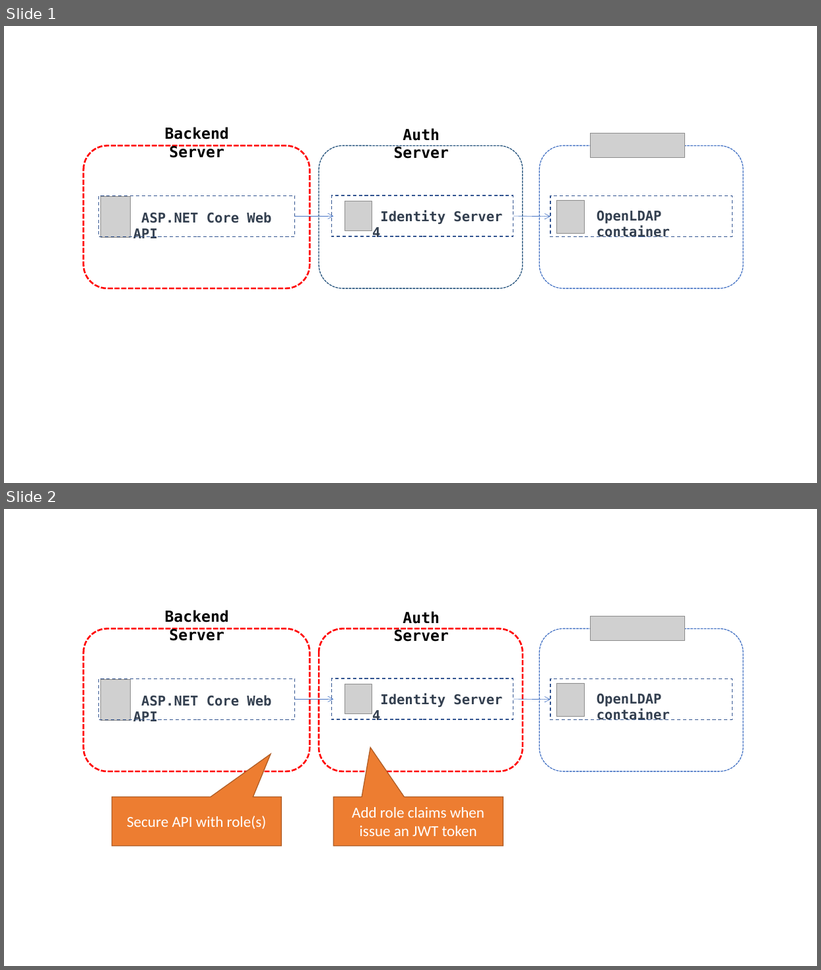
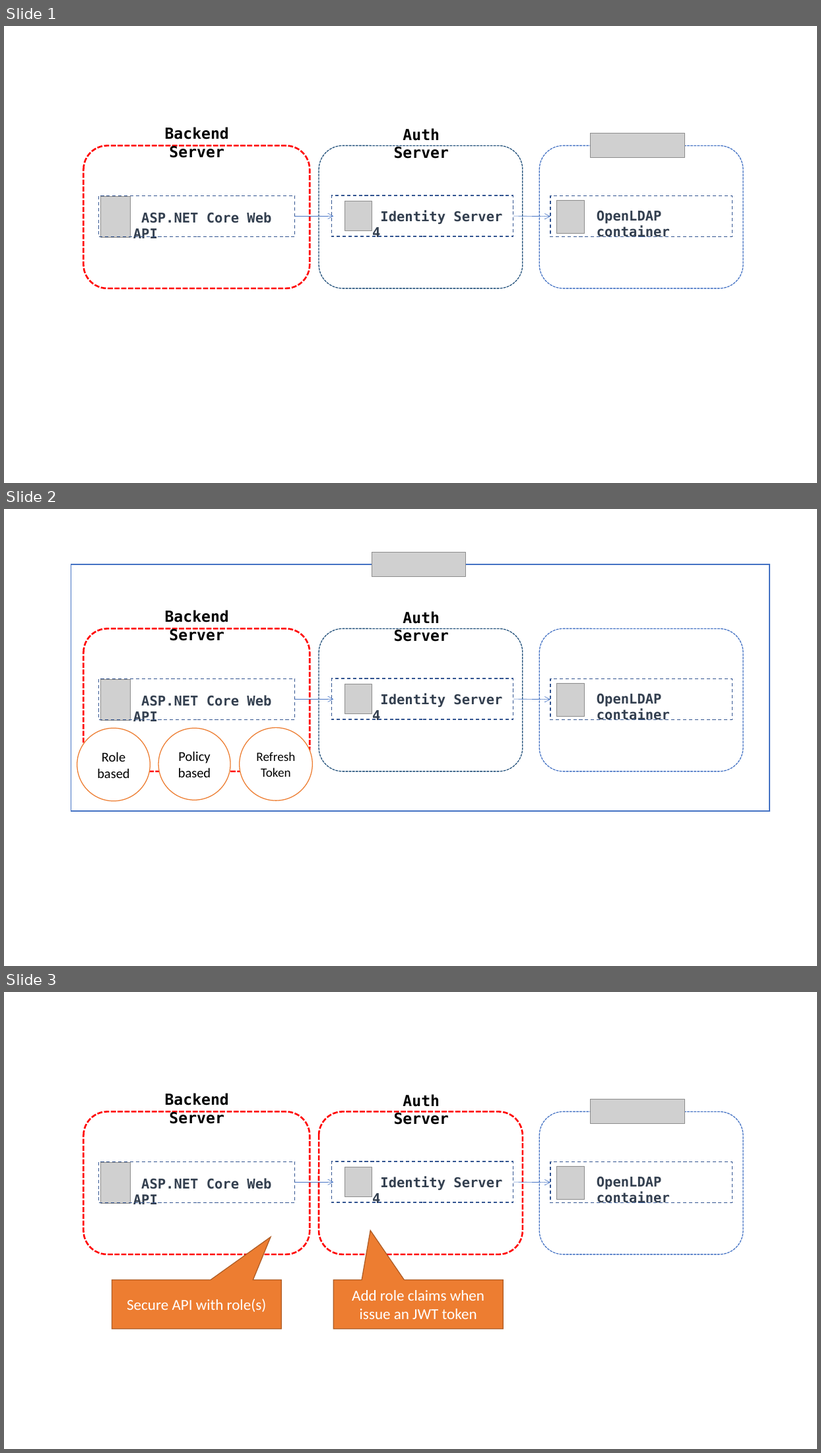
Before and after one commit to KarateJB/AspNetCore.IdentityServer4.Sample, a slide deck: doc/Architecture.pptx. Shown one above the other, each under a label of ours: slides 1 and 2 before the commit, slides 1, 2 and 3 after it. The pictures are 821x970 and 821x1453 pixels, drawn with LibreOffice and Linux fonts; fonts in the diff are those of the drawing; grey boxes stand for pictures. Boxes give left, top, right and bottom in pixels: in the first picture for what was removed or moved away, otherwise in the second. Text is boxed around its words. In the diff, an @@ line names an element or a change of style, - is before the commit and + after.

```diff
--- a/doc/Architecture.pptx
+++ b/doc/Architecture.pptx
@@ slide 2 added at [4,509,817,966], background #FFFFFF @@
@@ rectangle added at [71,564,770,811], fill #FFFFFF, outline #4472C4 1 pt @@
@@ picture added at [372,553,466,577] @@
@@ text added at [165,610,229,641], 18 pt, text #000000, bold @@
+Backend Server
@@ text added at [394,611,449,642], 18 pt, text #000000, bold @@
+Auth Server
@@ rounded rectangle added at [83,628,310,771], fill #FFFFFF, outline #FF0000 2 pt dashed @@
@@ rounded rectangle added at [319,628,523,771], fill #FFFFFF, outline #1F4E79 1 pt dashed @@
@@ rounded rectangle added at [539,628,743,771], fill #FFFFFF, outline #4472C4 1 pt dashed @@
@@ rectangle added at [98,679,295,720], outline #325491 1 pt dashed @@
@@ picture added at [101,680,130,721] @@
@@ rectangle added at [331,679,514,720], outline #325491 1 pt dashed @@
@@ picture added at [345,684,372,714] @@
@@ rectangle added at [550,679,733,720], outline #325491 1 pt dashed @@
@@ picture added at [556,683,585,717] @@
@@ text added at [133,695,271,722], 16 pt, text #333F50, bold @@
+ASP.NET Core Web API
@@ arrow added from (295, 699) to (333, 699), #4472C4 0.5 pt @@
@@ text added at [372,693,502,720], 16 pt, text #333F50, bold @@
+Identity Server 4
@@ arrow added from (514, 699) to (550, 700), #4472C4 0.5 pt @@
@@ text added at [597,694,670,720], 16 pt, text #333F50, bold @@
+OpenLDAP container
@@ ellipse added at [77,729,151,802], fill #FFFFFF, outline #ED7D31 1 pt, 16 pt, text #000000 @@
+Role based
@@ ellipse added at [158,729,230,801], fill #FFFFFF, outline #ED7D31 1 pt, 16 pt, text #000000 @@
+Policy based
@@ ellipse added at [240,728,313,801], fill #FFFFFF, outline #ED7D31 1 pt, 15 pt, text #000000 @@
+Refresh Token
@@ what was slide 2 is now slide 3 @@
```
Also in this commit, not shown: 2 other files.
